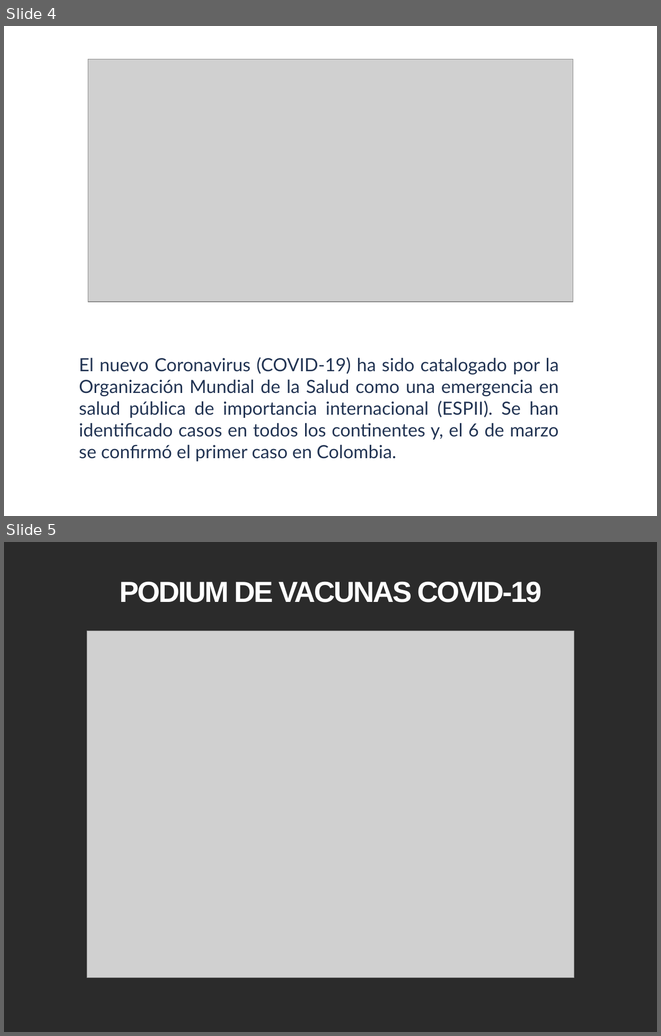
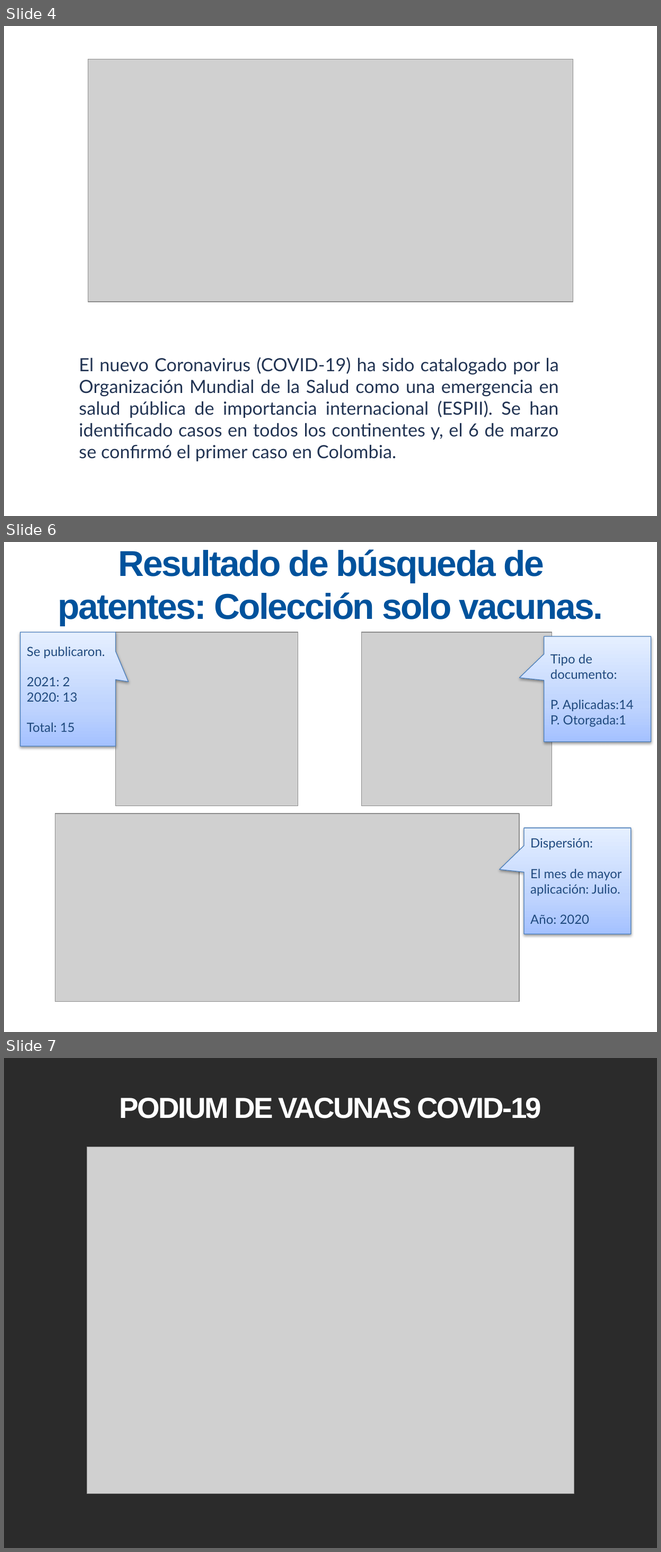
Before and after one commit to catorres480/Uniajc_Tesis_OTFV, a slide deck: Otros/Ranking.pptx. Shown one above the other, each under a label of ours: slides 4 and 5 before the commit, slides 4, 6 and 7 after it; the slides between them are not shown. The pictures are 661x1036 and 661x1552 pixels, drawn with LibreOffice and Linux fonts; fonts in the diff are those of the drawing; grey boxes stand for pictures; background and template pictures are left out; a plain dark background stands for a picture behind light text. Boxes give left, top, right and bottom in pixels: in the first picture for what was removed or moved away, otherwise in the second. Text is boxed around its words. In the diff, an @@ line names an element or a change of style, - is before the commit and + after.

```diff
--- a/Otros/Ranking.pptx
+++ b/Otros/Ranking.pptx
@@ slide 6 added at box(4, 542, 657, 1032), background picture (left out) @@
@@ title added at box(58, 549, 603, 626), 39.6 pt, text #00529C, bold @@
+Resultado de búsqueda de patentes: Colección solo vacunas.
@@ speech box added at box(20, 632, 116, 747), fill gradient #A4C4FF to #BFD4FF to #E6EEFF, outline #4B7EBC 0.75 pt, 14 pt, text #1F497D @@
+Se publicaron.
+2021: 2
+2020: 13
+Total: 15
@@ picture added at box(116, 632, 298, 806) @@
@@ picture added at box(362, 632, 552, 806) @@
@@ speech box added at box(544, 637, 651, 742), fill gradient #A4C4FF to #BFD4FF to #E6EEFF, outline #4B7EBC 0.75 pt, 14 pt, text #1F497D @@
+Tipo de documento:
+P. Aplicadas:14
+P. Otorgada:1
@@ picture added at box(55, 814, 519, 1001) @@
@@ speech box added at box(524, 828, 631, 934), fill gradient #A4C4FF to #BFD4FF to #E6EEFF, outline #4B7EBC 0.75 pt, 14 pt, text #1F497D @@
+Dispersión:
+El mes de mayor aplicación: Julio.
+Año: 2020
@@ what was slide 5 is now slide 7 @@
```
Also in this commit, not shown: 1 other slide added.
